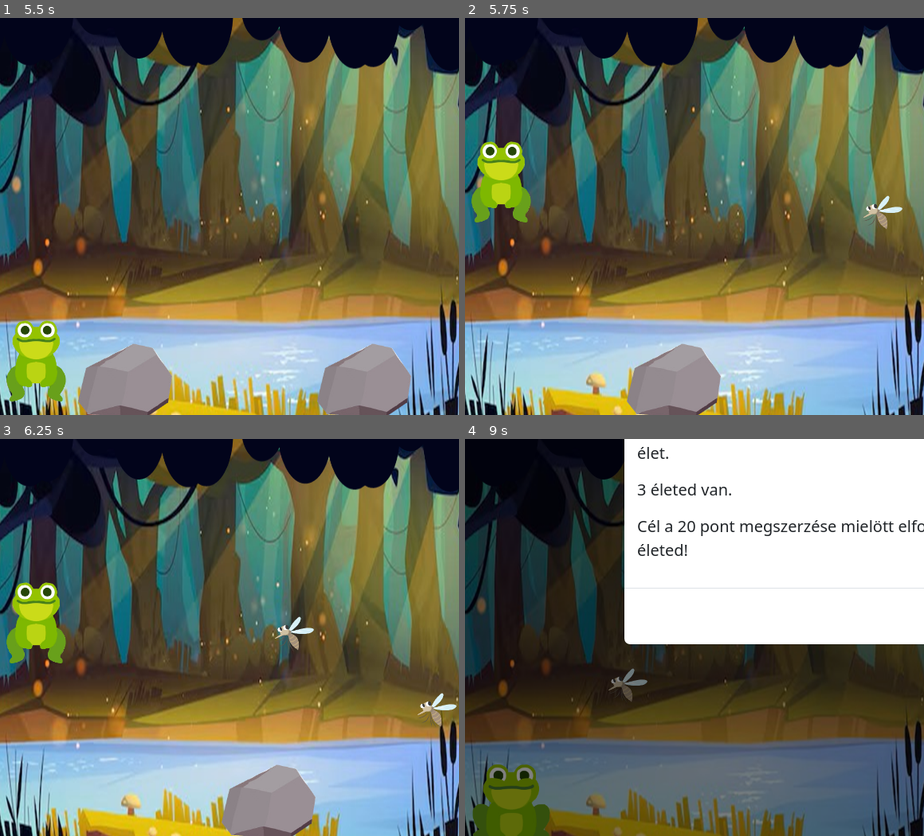
Above: before the commit, frames 1-4 (two rows, left to right).
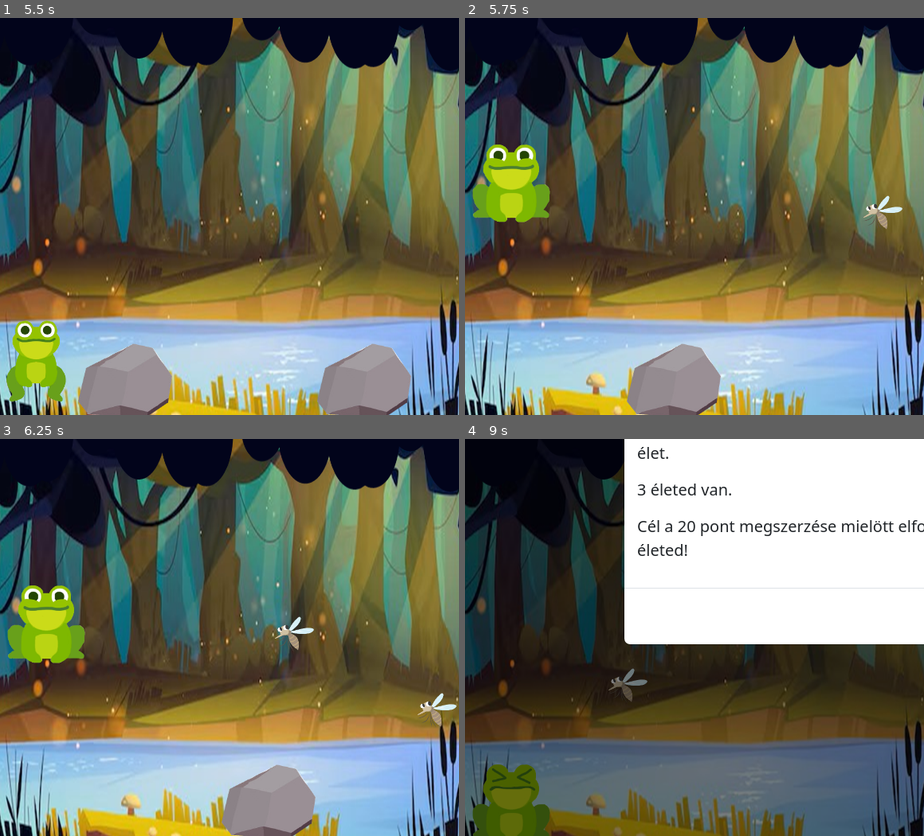
Above: after the commit, the same moments.

Repository: krisz28/Frog-Game
Game: browser game, page index.html
The game is run twice, just before and just after one commit, with the same random seed, the same clock (stepped at 60 frames per second) and the same inputs.
Inputs (mouse positions are % of the whole screen's width and height, from its top left; square brackets give the same spot before the commit, where the layout moved):
- Up to frame 1 (5.5 s): click (46, 50) at 0.27 s; click (46, 60) at 1.07 s; click "Szabályok" at 1.27 s; click (28, 40) at 1.67 s; click "Close" at 1.77 s; click "Close" at 1.87 s; click (64, 35) at 2.27 s; click "Ugrás" at 2.47 s; click (59, 70) at 2.87 s; click "Kezdés" at 3.07 s; click (23, 75) at 3.47 s; click "Kezdés" at 3.67 s; click (46, 30) at 4.07 s; click "Szabályok" at 4.27 s; click (73, 55) [95, 55] at 4.67 s; click "Close" at 4.77 s; click "Bezárás" at 4.87 s; click (19, 50) at 5.27 s; click "Ugrás" at 5.47 s
- Up to frame 2 (5.75 s): no input
- Up to frame 3 (6.25 s): click (37, 84) at 5.87 s; click "Ugrás" at 6.07 s
- Up to frame 4 (9 s): click (55, 16) at 6.47 s; click "Bezárás" at 6.67 s; click "Kezdés" at 7.02 s; click (46, 60) [79, 60] at 7.07 s; click "Szabályok" at 7.27 s; click (28, 40) [36, 40] at 7.67 s; click "Close" at 7.77 s; click "Close" at 7.87 s; click (64, 35) at 8.27 s; click "Szabályok" at 8.47 s; click (59, 70) at 8.87 s
The pictures show only the part of the screen within x 9-59%, y 24-74%; the shares and areas given below are measured in that part.

Frame 1 is identical in both runs. In frame 2, 2.2% of the frame differs, in the area x 1-19%, y 31-52%; in frame 3, 2.2%, in the area x 1-19%, y 36-57%; in frame 4, 0.2%.

Commit message:
béka arc, igazítás
ha ütést kap a béka akkor arca változik, változtattam az ág és kő szélességén hogy át lehessen ugrani

Diff:
--- a/css/style.css
+++ b/css/style.css
@@ -65,7 +65,7 @@
 
 .ag {
     background-image: url("../img/ag.png");
-    width: 1000px;
+    width: 100px;
     height: 200px;
 }
 
--- a/js/Beka.js
+++ b/js/Beka.js
@@ -22,6 +22,9 @@
 
     setY(y) {
         this.#y = y;
+    }
+    setElement(kep){
+        this.#element.style.backgroundImage = kep;
     }
 
     getY() {
@@ -104,4 +107,5 @@
         }, 200);
     }
 
+
 }
--- a/js/Elemek.js
+++ b/js/Elemek.js
@@ -1,4 +1,4 @@
-class Elemek{
+class Elemek {
     #x;
     #y;
     #isAg;
@@ -6,34 +6,35 @@
     #speed;
     #element;
     #moveInterval = null;
+    #szajInterval = null;
 
     static #elet = 3;
-    constructor(x,container, speed){
+    constructor(x, container, speed) {
         this.setX(x);
         this.setSpeed(speed);
         this.setContainer(container);
         this.createElement();
     }
-    setX(x){
+    setX(x) {
         this.#x = x;
     }
-    setY(y){
+    setY(y) {
         this.#y = y;
     }
-    setContainer(container){
+    setContainer(container) {
         this.#container = document.querySelector(container);
     }
-    setSpeed(speed){
+    setSpeed(speed) {
         this.#speed = speed;
     }
-    static getElet(){
+    static getElet() {
         return Elemek.#elet;
     }
-    static tResetElet(){
+    static tResetElet() {
         Elemek.#elet = 3;
     }
 
-    createElement(){
+    createElement() {
         this.#element = document.createElement("div");
         this.#element.style.left = this.#x + "px";
         this.#isAg = Math.random() < 0.5;
@@ -43,31 +44,32 @@
         this.#container.appendChild(this.#element);
     }
     /* collect függvény */
-    move(){
-        this.#moveInterval = setInterval(() =>{
-            if(this.#element.parentNode == null){
+    move() {
+        this.#moveInterval = setInterval(() => {
+            if (this.#element.parentNode == null) {
                 this.remove();
                 return;
             }
             this.#x -= this.#speed;
             this.#element.style.left = this.#x + "px";
             this.eletVeszites();
-            if(this.#x < -50){
+            if (this.#x < -50) {
                 this.remove();
             }
-        },20)
+        }, 20)
     }
 
-    remove(){
+    remove() {
         this.#element.remove();
         clearInterval(this.#moveInterval);
         this.#moveInterval = null;
     }
 
-    eletVeszites(){
+    eletVeszites() {
+        clearTimeout(this.#szajInterval);
         var bekaX = beka.getX();
         var bekaY = beka.getY();
-        var szelesseg = (this.#isAg ? 1000 : 5);
+        var szelesseg = (this.#isAg ? 100 : 10);
         var magassag = (this.#isAg ? 200 : 120);
 
         if (this.#x < bekaX + 80 && this.#x + szelesseg > bekaX &&
@@ -76,6 +78,27 @@
             document.querySelector(".elet span").innerHTML = Elemek.#elet;
             /* béka fájdalom kifejező arc */
             this.remove();
+            if (this.#isAg) {
+                beka.setElement("url('./img/bekaUgrikUtes.png')")
+            }
+            else {
+                beka.setElement("url('./img/bekaUtes.png')")
+            }
+
+            this.#szajInterval = setTimeout(() => {
+                if (this.#isAg) {
+                    beka.setElement("url('./img/bekaUgrik.png')")
+                }
+                else {
+                    beka.setElement("url('./img/beka.png')")
+                }
+
+            }, 200);
+
         }
+
+
+
     }
+
 }
